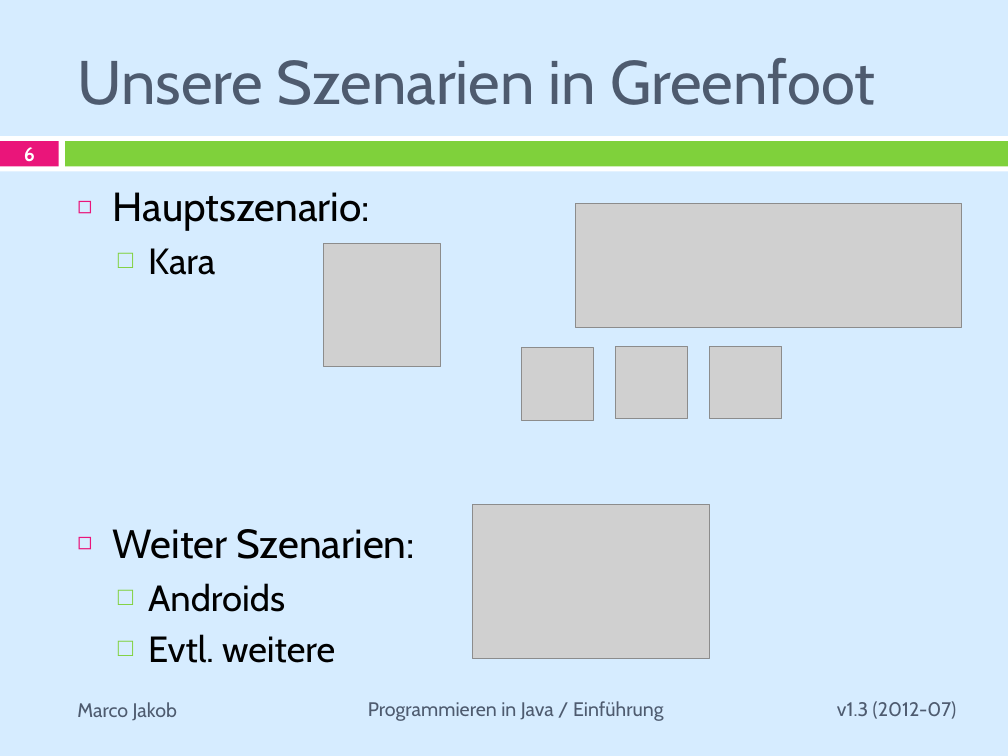
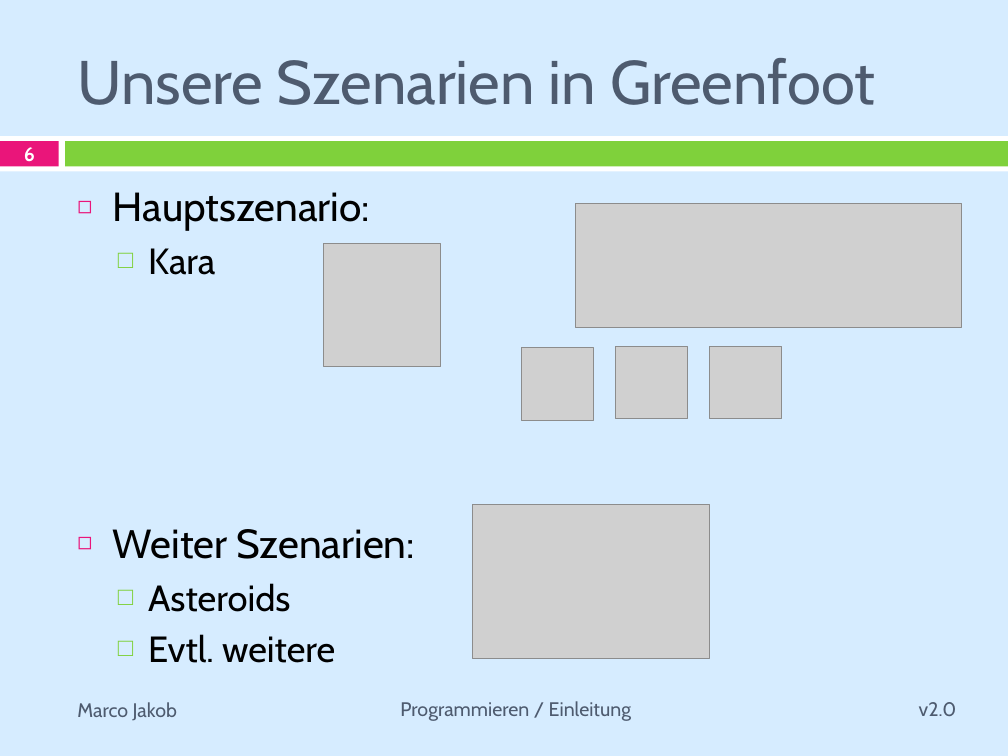
Before and after one commit to marcojakob/greenfoot-kara, a slide deck: slide 6 of presentations-de/praesentation-01-einleitung.pptx. Drawn at 1008x756 pixels with LibreOffice and Linux fonts; fonts in the diff are those of the drawing; grey boxes stand for pictures. Boxes give left, top, right and bottom in pixels: in the first picture for what was removed or moved away, otherwise in the second. Text is boxed around its words. In the diff, an @@ line names an element or a change of style, - is before the commit and + after.

```diff
--- a/presentations-de/praesentation-01-einleitung.pptx
+++ b/presentations-de/praesentation-01-einleitung.pptx
@@ text at <box>148,583,291,612</box>: text changed @@
-  □ Androids
+  □ Asteroids
@@ text at <box>400,701,631,721</box>: text changed @@
-Programmieren in Java / Einführung
+Programmieren / Einleitung
@@ text at <box>919,702,957,716</box>: text changed @@
-v1.3 (2012-07)
+v2.0
```
Also in this commit, not shown: 5 other slides changed, 6 other files.
